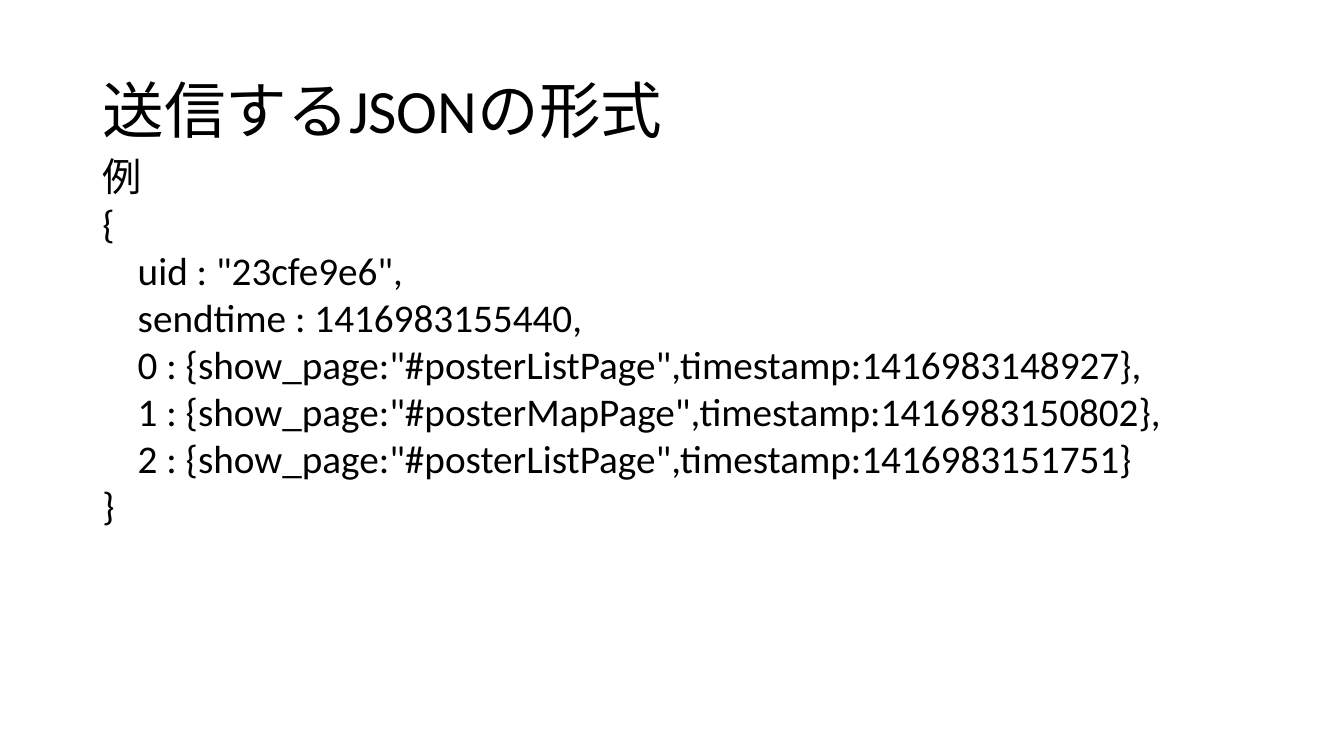
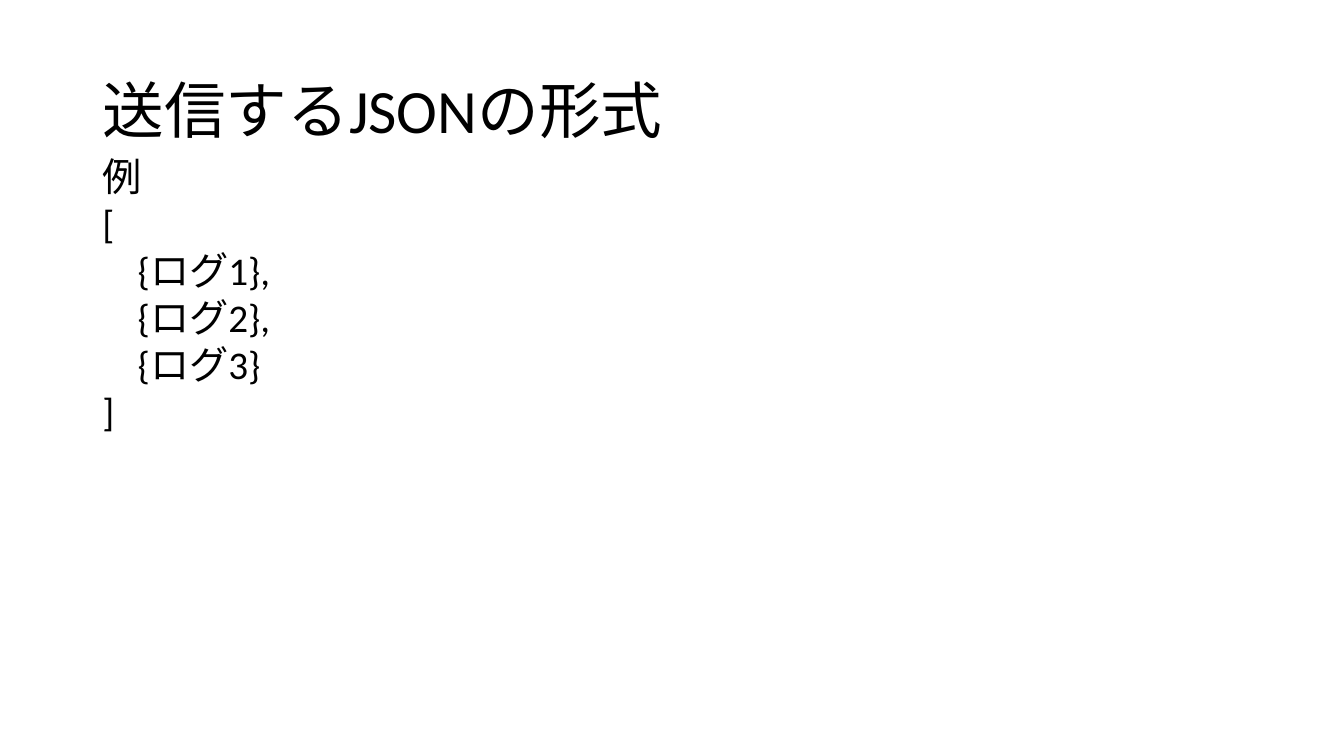
Before and after one commit to Tsukuba-SAY/documents, a slide deck: slide 5 of 利用ログの形式.pptx. Drawn at 1344x756 pixels with LibreOffice and Linux fonts; fonts in the diff are those of the drawing. Boxes give left, top, right and bottom in pixels: in the first picture for what was removed or moved away, otherwise in the second. Text is boxed around its words. In the diff, an @@ line names an element or a change of style, - is before the commit and + after.

```diff
--- a/利用ログの形式.pptx
+++ b/利用ログの形式.pptx
@@ text at box(138, 252, 270, 385): text changed @@
-{
-uid : "23cfe9e6",
-sendtime : 1416983155440,
-0 : {show_page:"#posterListPage",timestamp:1416983148927},
-1 : {show_page:"#posterMapPage",timestamp:1416983150802},
-2 : {show_page:"#posterListPage",timestamp:1416983151751}
-}
+[
+{ログ1},
+{ログ2},
+{ログ3}
+]
```
Also in this commit, not shown: 4 other slides changed, 1 other file.
